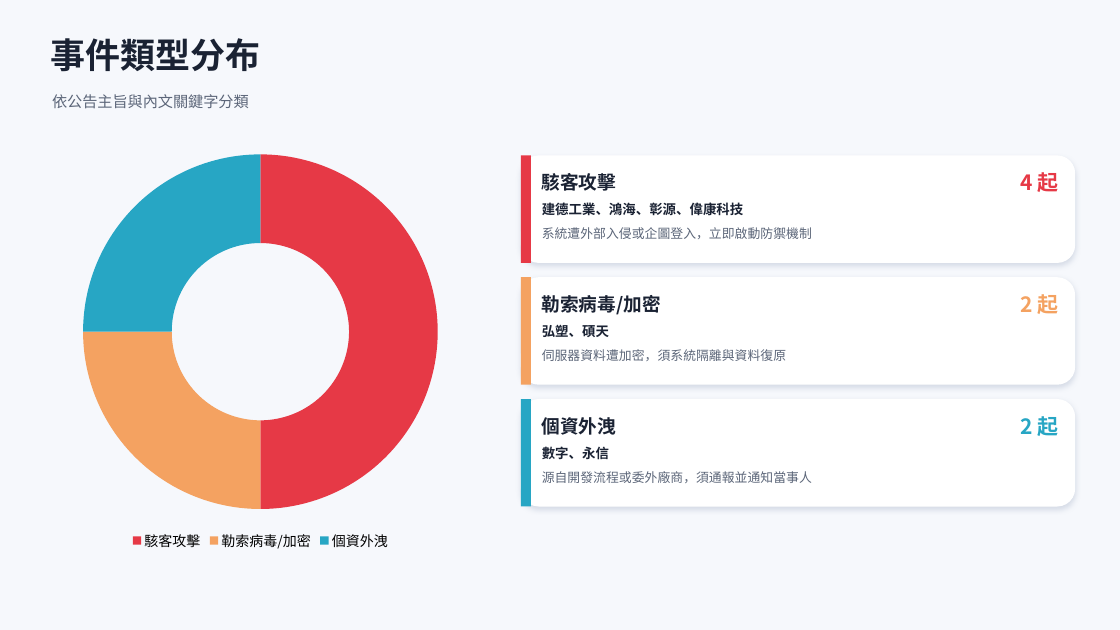
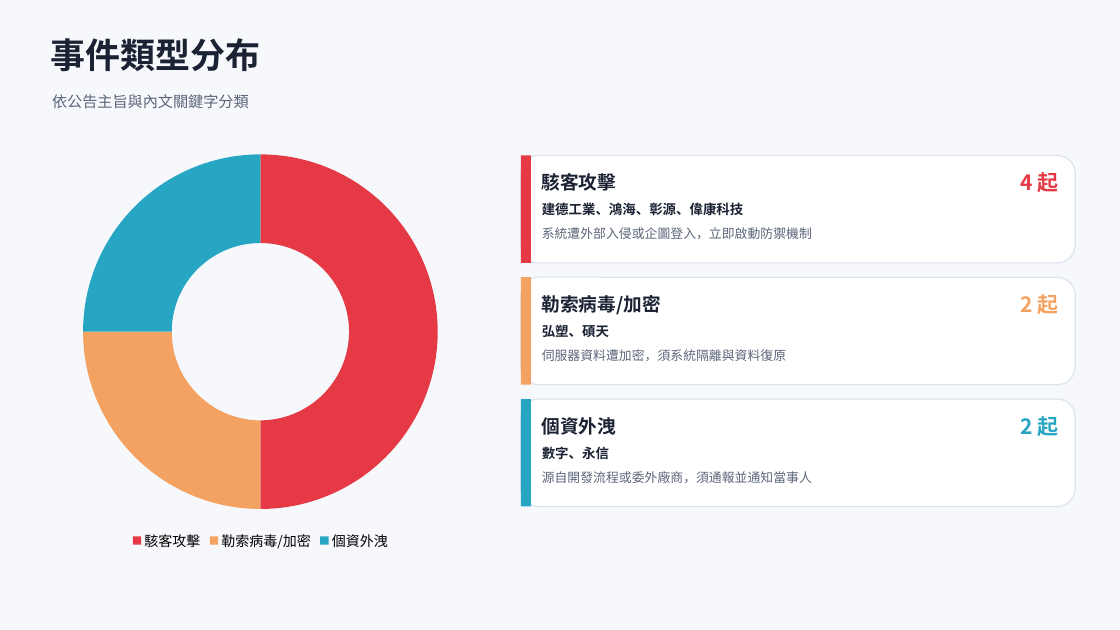
Before and after one commit to Johnnylin77/mops-isec-monitor, a slide deck: slide 3 of 資安事件因應分析.pptx. Drawn at 1120x630 pixels with LibreOffice and Linux fonts; fonts in the diff are those of the drawing. Boxes give left, top, right and bottom in pixels: in the first picture for what was removed or moved away, otherwise in the second. Text is boxed around its words. In the diff, an @@ line names an element or a change of style, - is before the commit and + after.

```diff
--- a/資安事件因應分析.pptx
+++ b/資安事件因應分析.pptx
@@ outline none to #DDE3EE 1 pt in 3 elements at (521, 155, 1075, 263), (521, 277, 1075, 385), (521, 399, 1075, 507) @@
```
Also in this commit, not shown: 4 other slides changed.
